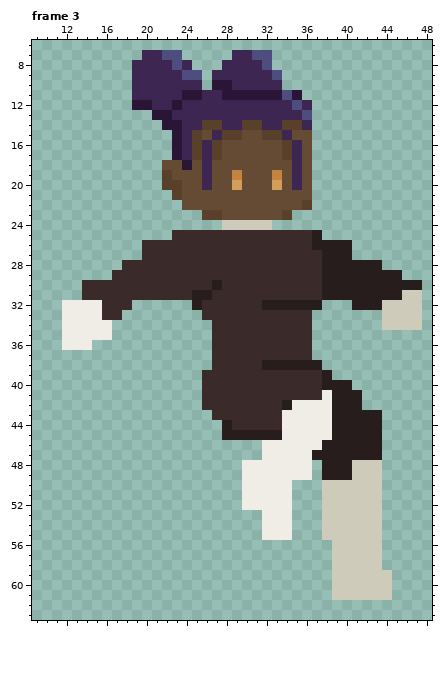
Pixel-art file: Game Design/Game Assets/Personagens/Protagonista/Bellatrix - pulo/pulo.aseprite. Above, as it was before the edit.
64x64 pixels, 3 frames. Shown: frame 3: x 9..48, y 6..63. The commit also changed other frames, which this record leaves out.
And afterwards:
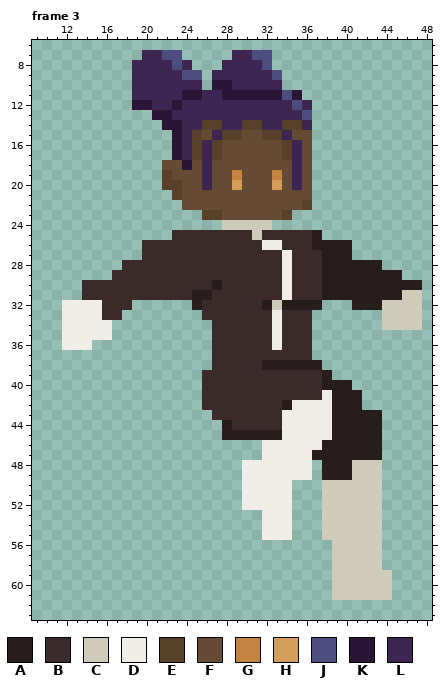
Palette (. is transparent): A #271d1c  B #3a2a2a  C #cecbbb  D #f0ece6  E #59402a  F #654a34  G #c58341  H #d29e5a  J #4d4d80  K #2b1537  L #3e2653
What changed:
{"where": "frame 3, layer \"corpo\""}
{"frame":3,"y":25,"x":31,"old":"B","new":"C"}
{"frame":3,"y":26,"x":32,"old":"BB","new":"DD"}
{"frame":3,"y":27,"x":34,"old":"B","new":"D"}
{"frame":3,"y":28,"x":34,"old":"B","new":"D"}
{"frame":3,"y":29,"x":34,"old":"B","new":"D"}
{"frame":3,"y":30,"x":34,"old":"B","new":"D"}
{"frame":3,"y":31,"x":34,"old":"B","new":"D"}
{"frame":3,"y":32,"x":33,"old":"A","new":"C"}
{"frame":3,"y":33,"x":33,"old":"B","new":"D"}
{"frame":3,"y":34,"x":33,"old":"B","new":"D"}
{"frame":3,"y":35,"x":33,"old":"B","new":"D"}
{"frame":3,"y":36,"x":33,"old":"B","new":"D"}
{"label":"changed","picture_box":[252,230,292,350]}
